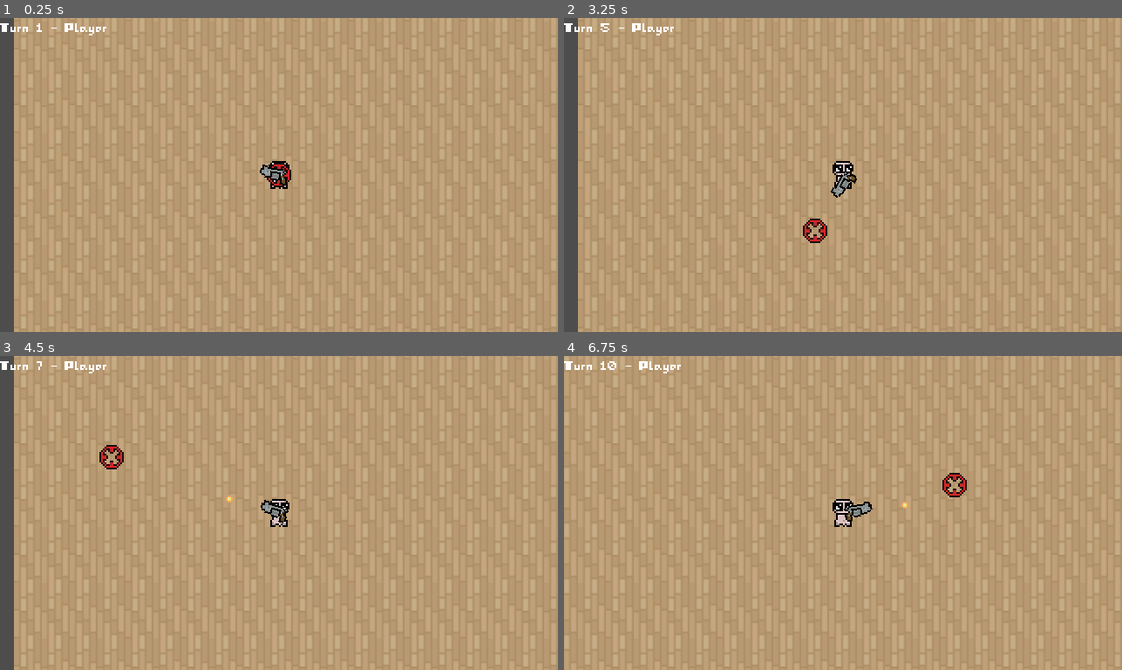
Above: before the commit, frames 1-4 (two rows, left to right).
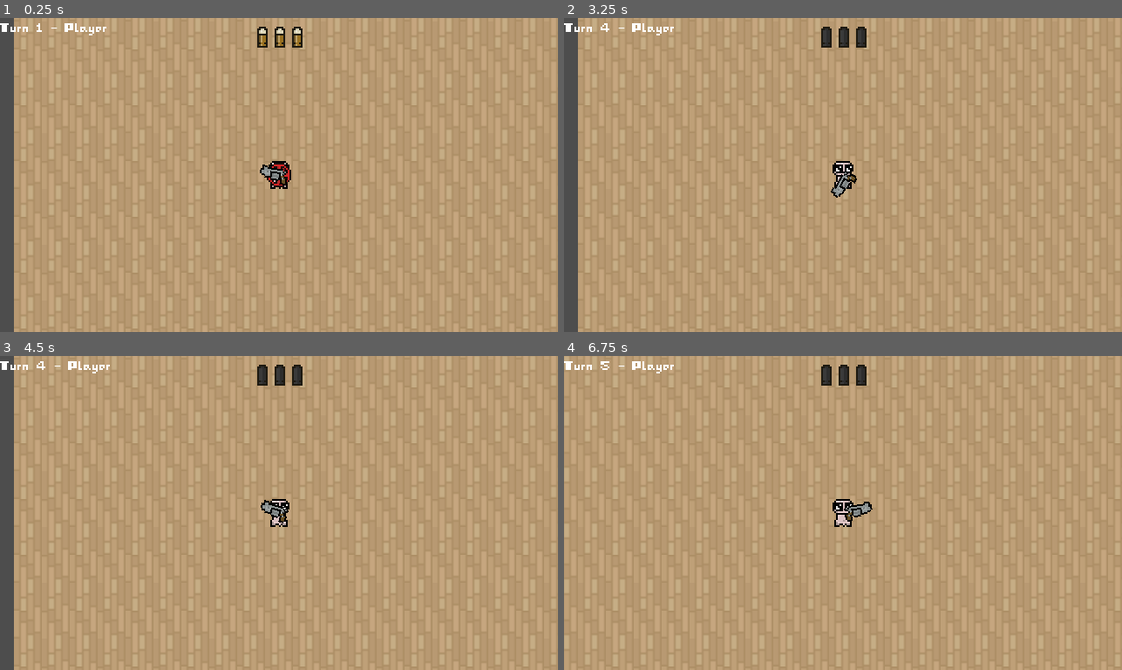
Above: after the commit, the same moments.

Repository: kernel00ps/Fauxtelja
Game: Godot game, scene res://scenes/main_scene.tscn
Same seed, same stepped clock (60 frames per second), same inputs: the game is played once before the commit and once after it.
Inputs (mouse positions are in pixels of both pictures, inside the frame that each line leads up to):
- Up to frame 1 (0.25 s): no input
- Up to frame 2 (3.25 s): tap Enter at 0.5, 2 s; move the mouse to (965, 159) at 0.52 s; click (965, 159) at 0.67 s; tap Space at 1.25, 2.75 s; move the mouse to (731, 190) at 1.27 s; click (731, 190) at 1.42 s; move the mouse to (898, 105) at 2.02 s; click (898, 105) at 2.17 s; move the mouse to (815, 237) at 2.77 s; click (815, 237) at 2.92 s
- Up to frame 3 (4.5 s): tap Enter at 3.5 s; move the mouse to (446, 560) at 3.52 s; click (446, 560) at 3.67 s; tap Space at 4.25 s; move the mouse to (111, 465) at 4.27 s; click (111, 465) at 4.42 s
- Up to frame 4 (6.75 s): move the mouse to (870, 513) at 5.02 s; click (870, 513) at 5.17 s; move the mouse to (759, 434) at 5.77 s; click (759, 434) at 5.92 s; move the mouse to (965, 497) at 6.52 s; click (965, 497) at 6.67 s

The runs differ from the first frame. In frame 1, 0.3% of the frame differs, in the area x 46-55%, y 2-10%; in frame 2, 0.6%; in frame 3, 0.7%; in frame 4, 0.8%, in the area x 6-73%, y 1-49%.

Commit message:
Add bullet counter.

Diff:
--- a/skcgamejam2025/globals/globals.gd
+++ b/skcgamejam2025/globals/globals.gd
@@ -7,3 +7,8 @@
 const BASE_HEALTH_RANGE: int = 1
 const BASE_HEALTH_MELEE: int = 1
 const BASE_HEALTH_EXPLOSION: int = 1
+
+var max_bullets: int = 3;
+var current_bullets: int
+
+signal use_bullet()
--- a/skcgamejam2025/scenes/main_scene.tscn
+++ b/skcgamejam2025/scenes/main_scene.tscn
@@ -149,7 +149,7 @@
 texture = SubResource("GradientTexture2D_pu3yx")
 
 [node name="TileMapLayer" type="TileMapLayer" parent="."]
-tile_map_data = PackedByteArray("AAAAAAAAAAAAAAAAAAAAAAEAAAAAAAEAAAABAAAAAAABAAAAAAABAAEAAAABAA …(14664 unchanged characters)…
+tile_map_data = PackedByteArray("AAAAAAEAAAAAAAEAAAABAAAAAAABAAAAAAABAAEAAAABAA …(14664 unchanged characters)…
 tile_set = SubResource("TileSet_c16ls")
 
 [node name="dummy_16x16" type="Node2D" parent="."]
--- a/skcgamejam2025/scenes/ui.tscn
+++ b/skcgamejam2025/scenes/ui.tscn
@@ -11,3 +11,14 @@
 offset_bottom = 77.0
 text = "TURN: n"
 fit_content = true
+
+[node name="Bullet Counter" type="HBoxContainer" parent="."]
+anchors_preset = 10
+anchor_right = 1.0
+offset_left = 1.0
+offset_top = 10.0
+offset_right = -319.0
+offset_bottom = 22.0
+grow_horizontal = 2
+scale = Vector2(2, 2)
+alignment = 1
--- /dev/null
+++ b/skcgamejam2025/scenes/ui_bullet_icon.tscn
@@ -0,0 +1,10 @@
+[gd_scene load_steps=3 format=3 uid="uid://cw1ath5f7kj66"]
+
+[ext_resource type="Texture2D" uid="uid://corgwh5vqfvfu" path="res://assets/ui/bullet_full.png" id="1_njsjl"]
+[ext_resource type="Script" uid="uid://b10mje3a2hqv" path="res://scripts/ui_bullet_icon.gd" id="2_1kt8h"]
+
+[node name="SingleBulletCount" type="TextureRect"]
+texture_filter = 1
+texture = ExtResource("1_njsjl")
+stretch_mode = 4
+script = ExtResource("2_1kt8h")
--- a/skcgamejam2025/scripts/player.gd
+++ b/skcgamejam2025/scripts/player.gd
@@ -11,6 +11,9 @@
 @export var gun : Gun
 
 var original_position := Vector2.ZERO
+
+func _ready():
+	Globals.current_bullets = Globals.max_bullets;
 
 func _unhandled_input(event: InputEvent) -> void:
 	if not can_act:
@@ -70,9 +73,13 @@
 
 func shoot(direction: Vector2) -> void:
 	print("Shooting in direction %s" % direction)
-	#$AnimationPlayer.play("shoot")
-	gun.fire()
-	end_turn()
+
+	if(Globals.current_bullets > 0):
+		Globals.use_bullet.emit();
+		Globals.current_bullets -= 1;
+		gun.fire()
+		end_turn()
+
 
 func end_turn():
 	if not action_performed and not moved:
--- a/skcgamejam2025/scripts/ui.gd
+++ b/skcgamejam2025/scripts/ui.gd
@@ -2,9 +2,13 @@
 
 @onready var turn_label : RichTextLabel = $TurnLabel
 
+var bullet_icons = []
+
 func _ready() -> void:
 	TurnManager.connect("turn_changed", _on_turn_changed)
+	Globals.connect("use_bullet", use_bullet_sprite);
 	_on_turn_changed(TurnManager.current_state)
+	init_bullet_sprites()
 
 func _on_turn_changed(state):
 	var label_text := ""
@@ -20,3 +24,19 @@
 		TurnManager.current_turn_number,
 		label_text
 	]
+
+func init_bullet_sprites():
+	var bullet_container = $"Bullet Counter";
+	for n in range(Globals.max_bullets):
+		var bull = load("res://scenes/ui_bullet_icon.tscn").instantiate()
+		bullet_container.add_child(bull)
+		bullet_icons.append(bull);
+	return
+
+func use_bullet_sprite():
+	bullet_icons.get(Globals.current_bullets-1).set_empty();
+	return
+
+func reload_bullet_sprite():
+	bullet_icons.get(Globals.current_bullets-1).set_full();
+	return
--- /dev/null
+++ b/skcgamejam2025/scripts/ui_bullet_icon.gd
@@ -0,0 +1,9 @@
+extends TextureRect
+
+func set_empty():
+	var t = load('res://assets/ui/bullet_empty.png')
+	texture = t
+
+func set_full():
+	var t = load('res://assets/ui/bullet_full.png')
+	texture = t
Not shown, added: skcgamejam2025/scripts/ui_bullet_icon.gd.uid
